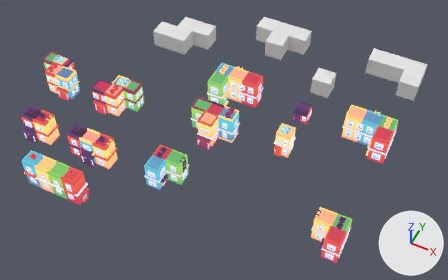
Before and after pictures for a commit that changed the Blender file Models/blend_file/house.blend.
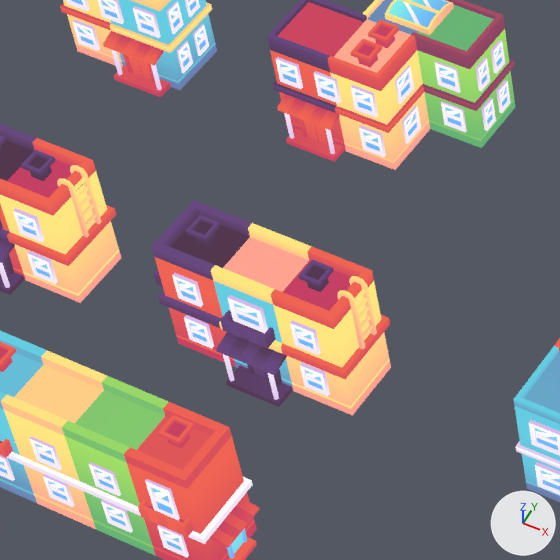
Each version is shown whole from a 50 mm camera at (29.59, -47.36, 44.68) aimed at (10.92, -10.02, -2.0), then close up on the part from 8% to 34% of the width and 29% to 72% of the height. Arrows for +X, +Y and +Z are at lower right; the lights stay in place.

Names of what the first close-up shows: 'house_I_2', 'house_I_3', 'house_I_4', 'house_L_3', 'house_s', 'house_z'.
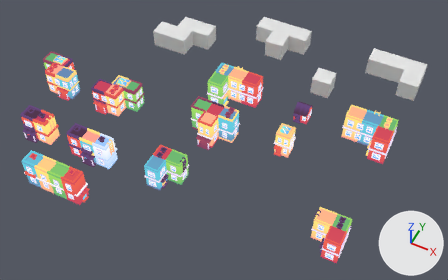
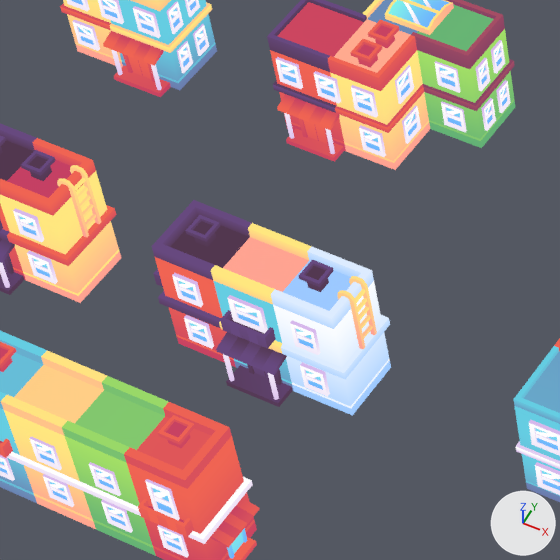
What differs and where, as boxes [x1, y1, x2, y2] in the close-ups (560 x 560 px):
part 1 of me_cube_023, recoloured: [271, 247, 391, 416] in both

Edits to the bpy script that builds the scene:
```text
Add img_white_texture_png:
    img_white_texture_png = load_image('white_texture.png', '_unpacked/white_texture.png', 64, 64, 'sRGB')
Add mat_material:
    mat_material = emission_material('Material')
    mat_material.texture = img_white_texture_png
Change me_cube_023:
    where me_cube_023.from_pydata(...)  # 800 vertices, 540 faces; spans x -3.33..3.31, y -1.53..1.29, z -2.37..2.04
    used by ob_house_i_3; location = (1.52, -18.82, 1.37); scale = (0.704, 0.704, 0.704)
    me_cube_023 part 1: all 32 faces that had it switch from mat_yellow_texture (picture img_yellow_texture_png) to mat_material (picture img_white_texture_png)
```
